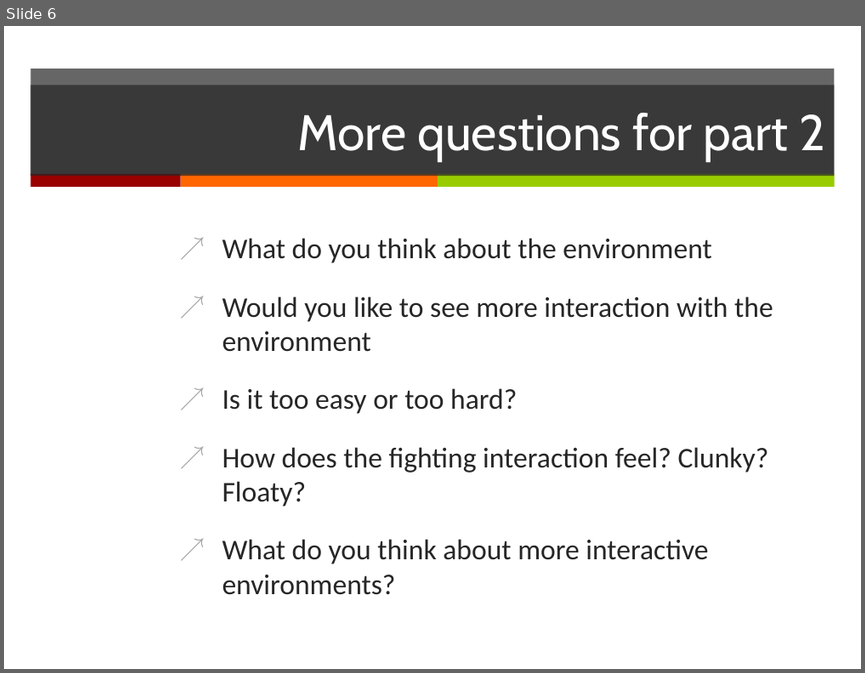
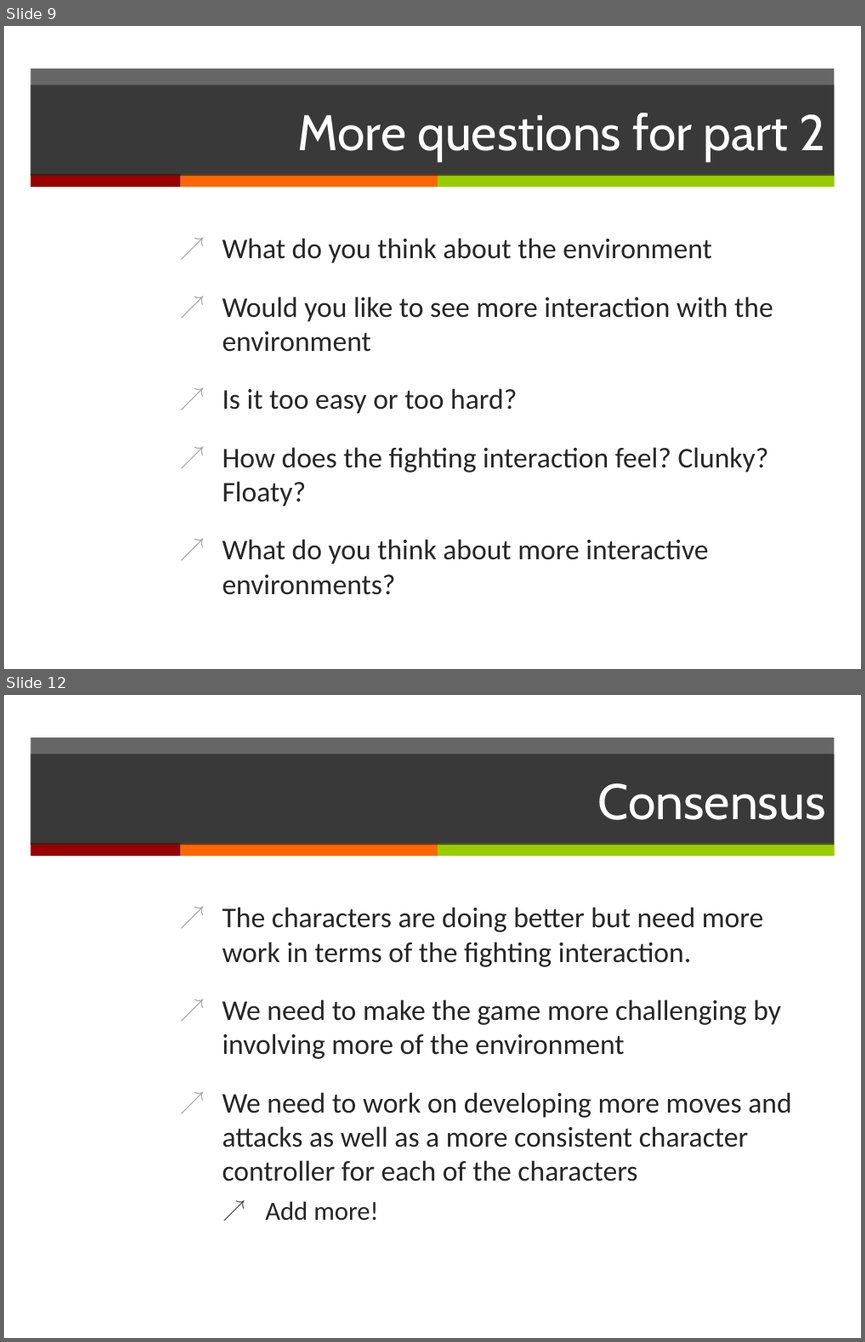
Before and after one commit to JELGT2011/Wizards-Of-Dos, a slide deck: P1.pptx. Shown one above the other, each under a label of ours: slide 6 before the commit, slides 9 and 12 after it; the slides between them are not shown. The pictures are 865x673 and 865x1342 pixels, drawn with LibreOffice and Linux fonts; fonts in the diff are those of the drawing. Boxes give left, top, right and bottom in pixels: in the first picture for what was removed or moved away, otherwise in the second. Text is boxed around its words. In the diff, an @@ line names an element or a change of style, - is before the commit and + after.

```diff
--- a/P1.pptx
+++ b/P1.pptx
@@ slide 12 added at [4, 695, 861, 1338], background #FFFFFF; not listed: 4 template elements that a slide beside it also shows @@
@@ title added at [30, 755, 834, 845], fill #262626 at 70% opacity, 42 pt, text #FFFFFF @@
+Consensus
@@ text added at [222, 907, 791, 1220], 24 pt, text #262626 @@
+↗ The characters are doing better but need more work in terms of the fighting interaction.
+↗ We need to make the game more challenging by involving more of the environment
+↗ We need to work on developing more moves and attacks as well as a more consistent character controller for each of the characters
+  ↗ Add more!
@@ what was slide 6 is now slide 9 @@
```
Also in this commit, not shown: 5 slides changed, 7 other slides added.
